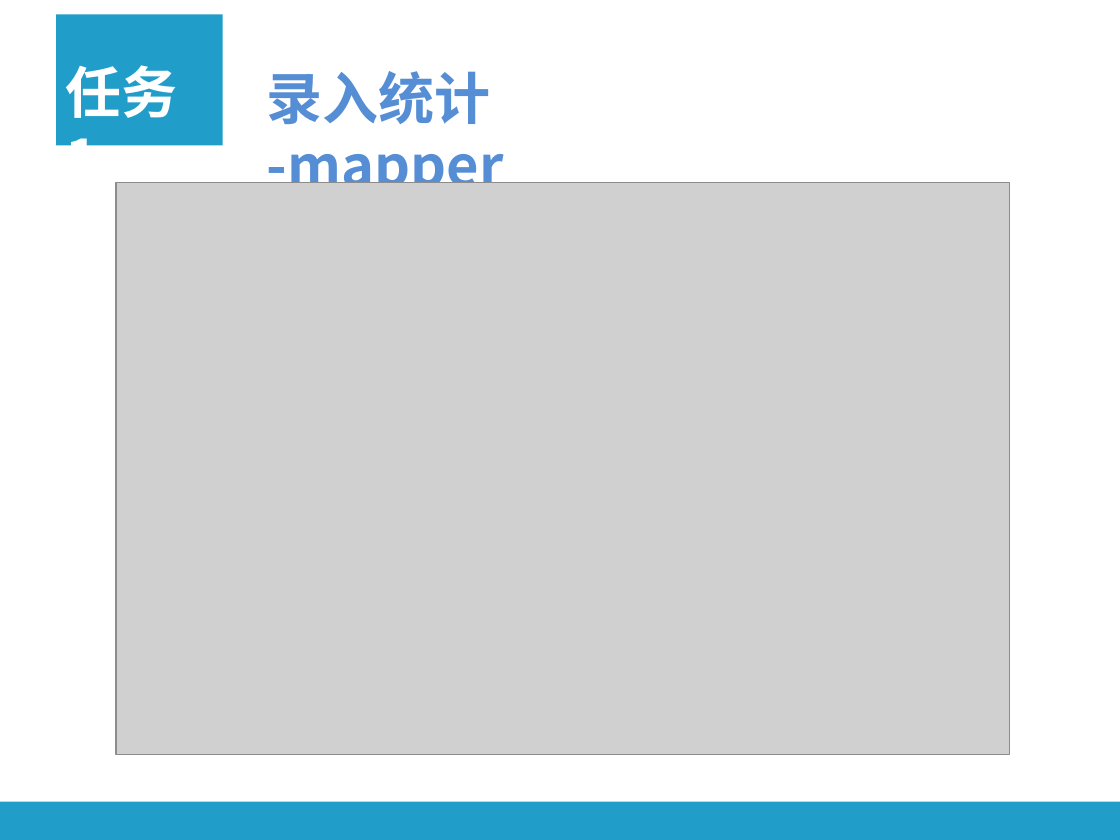
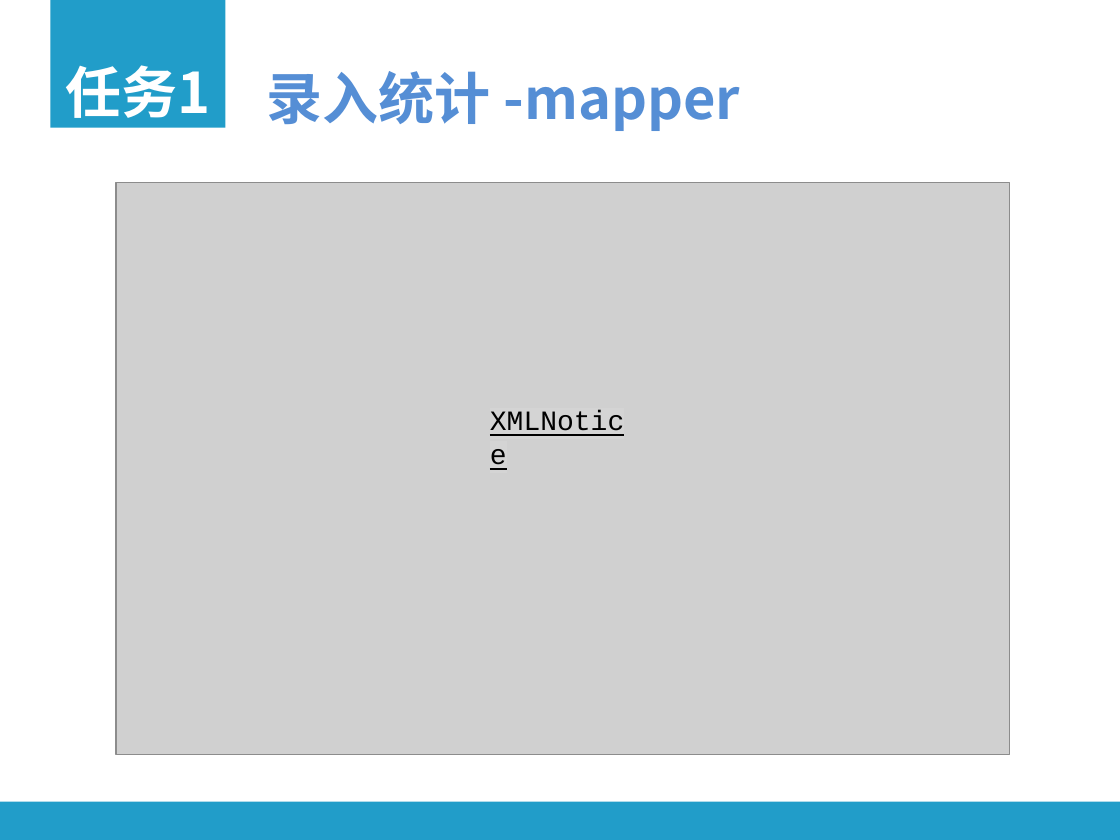
Before and after one commit to yimingtang/cloud-computing-assignments, a slide deck: slide 5 of doc/assignment8/presentation.pptx. Drawn at 1120x840 pixels with LibreOffice and Linux fonts; fonts in the diff are those of the drawing; grey boxes stand for pictures. Boxes give left, top, right and bottom in pixels: in the first picture for what was removed or moved away, otherwise in the second. Text is boxed around its words. In the diff, an @@ line names an element or a change of style, - is before the commit and + after.

```diff
--- a/doc/assignment8/presentation.pptx
+++ b/doc/assignment8/presentation.pptx
@@ rectangle: place and size @@
-rectangle at (56, 15, 223, 146)
+rectangle at (50, 0, 225, 128)
@@ text "任务1" rewrapped from (66, 65, 178, 146) to (66, 65, 211, 118) @@
@@ text "录入统计 -mapper" rewrapped from (267, 71, 504, 201) to (267, 71, 740, 131) @@
@@ text added at (479, 398, 642, 442), 18 pt, text #000000, underline @@
+XMLNotice
```
Also in this commit, not shown: 10 other slides changed.
